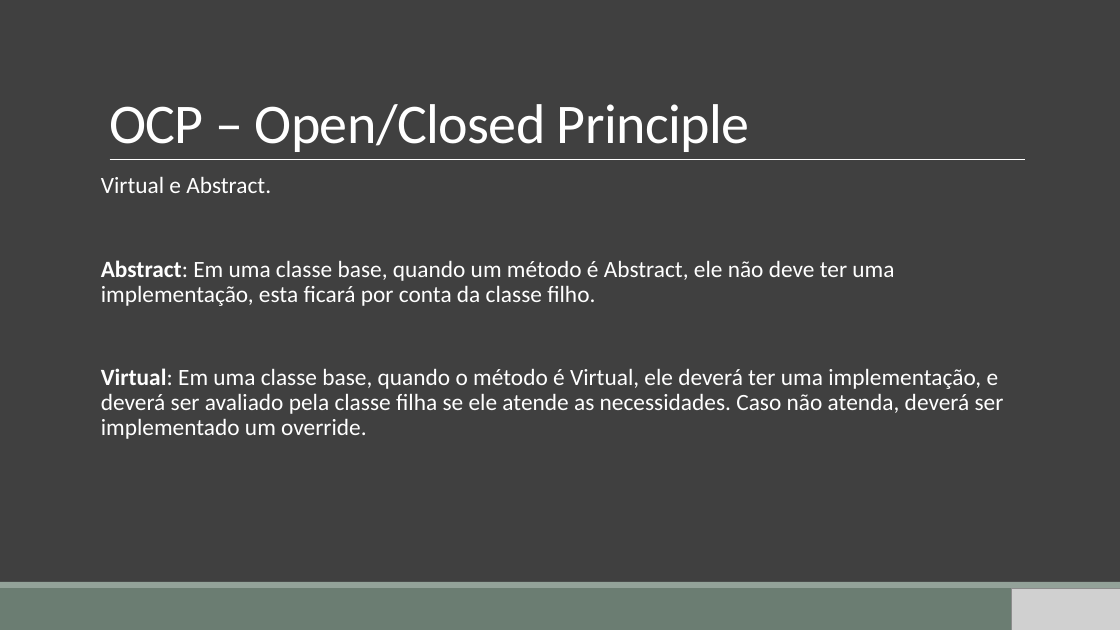
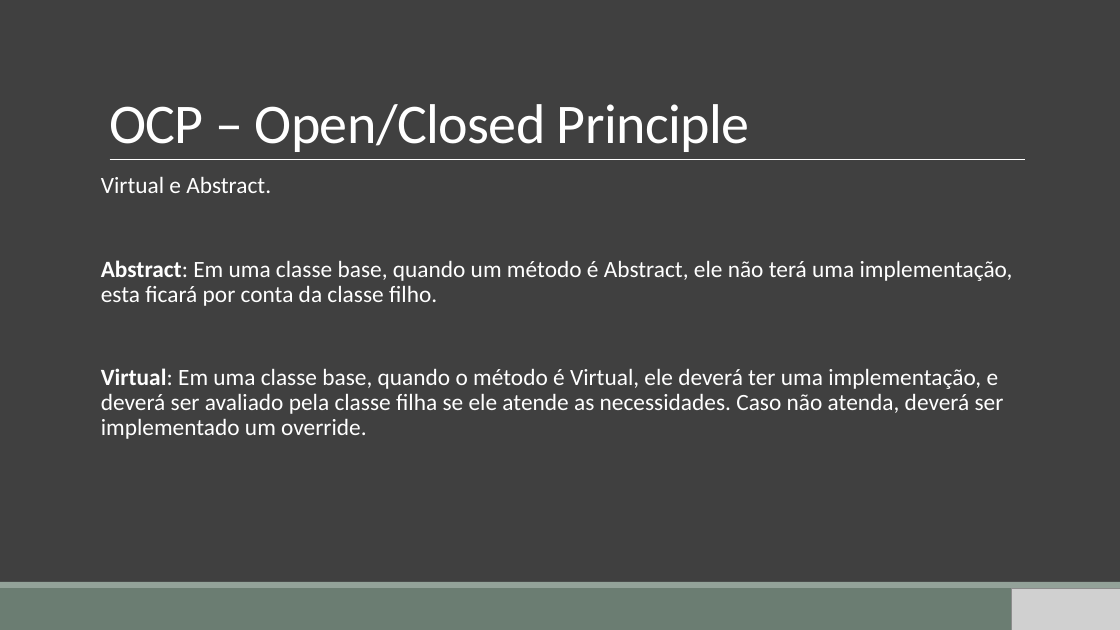
Before and after one commit to gemvane/Palestra-Solid, a slide deck: slide 19 of SOLID.pptx. Drawn at 1120x630 pixels with LibreOffice and Linux fonts; fonts in the diff are those of the drawing; grey boxes stand for pictures. Boxes give left, top, right and bottom in pixels: in the first picture for what was removed or moved away, otherwise in the second. Text is boxed around its words. In the diff, an @@ line names an element or a change of style, - is before the commit and + after.

```diff
--- a/SOLID.pptx
+++ b/SOLID.pptx
@@ text at [101, 260, 1013, 306]: text changed @@
-Abstract: Em uma classe base, quando um método é Abstract, ele não deve ter uma implementação, esta ficará por conta da classe filho.
+Abstract: Em uma classe base, quando um método é Abstract, ele não terá uma implementação, esta ficará por conta da classe filho.
```
Also in this commit, not shown: 14 other slides changed, 4 slides added, 3 slides removed.
